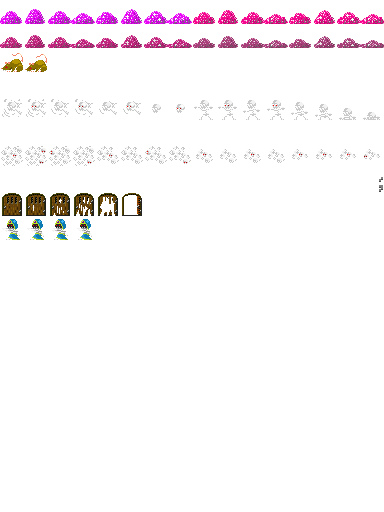
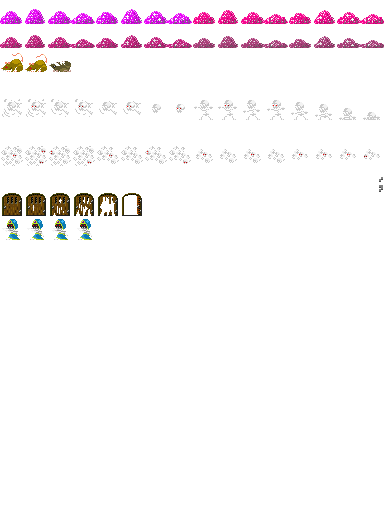
The second (384, 512) image is a revision of the first. Changes to its layers:
painted on "r" over [49, 61, 71, 72]
